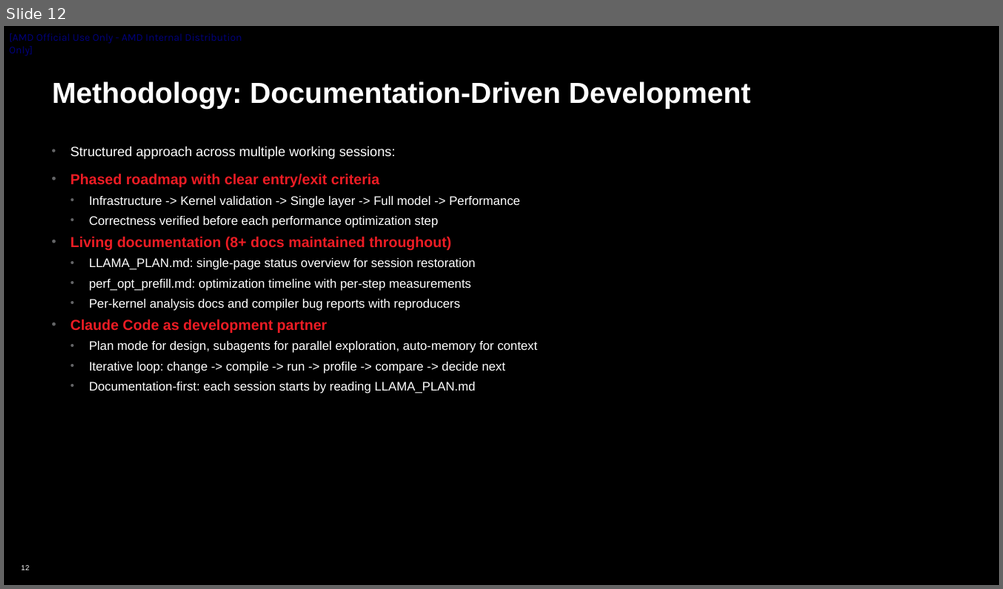
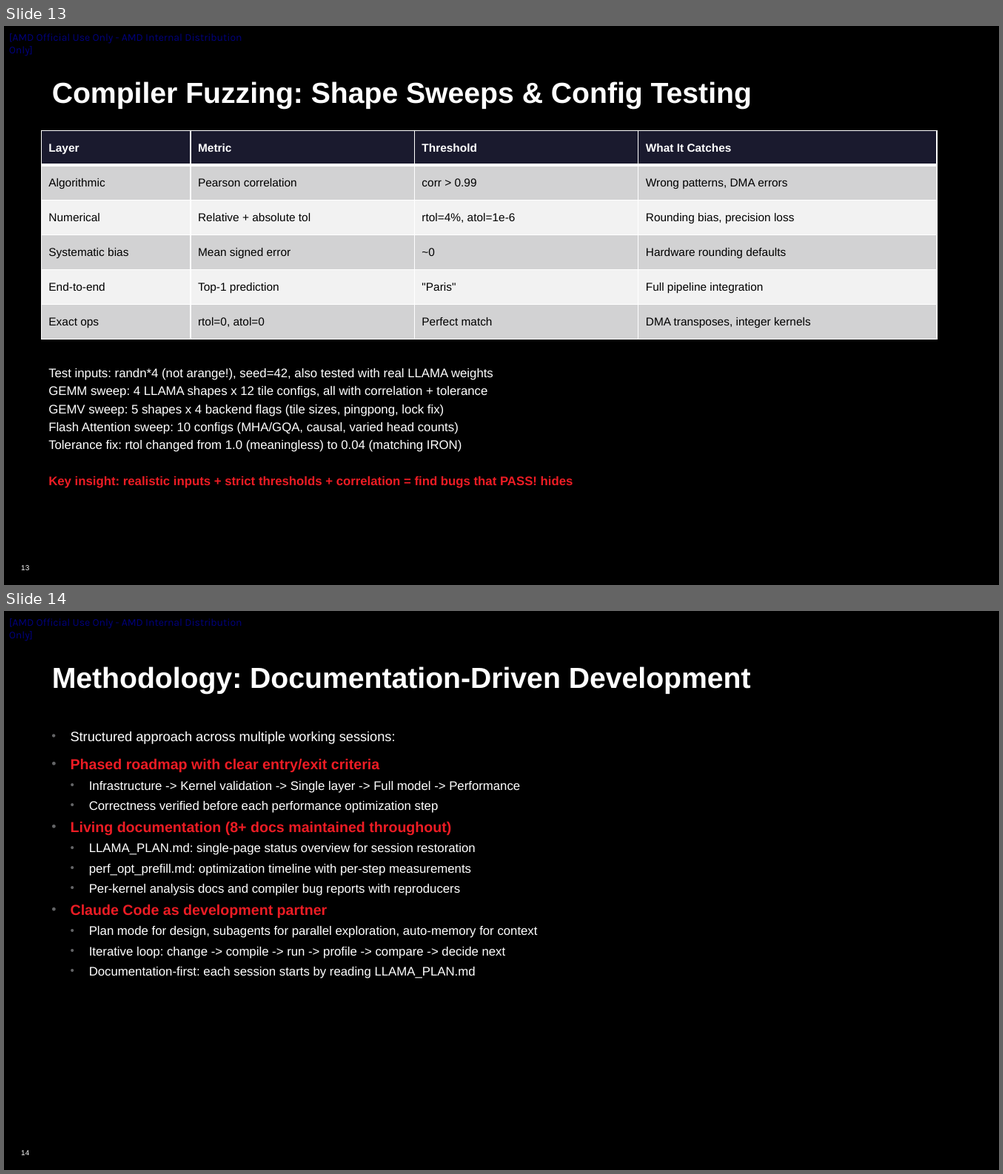
Before and after one commit to tonyjie/mlir-air, a slide deck: programming_examples/llama3/docs/report/llama_report.pptx. Shown one above the other, each under a label of ours: slide 12 before the commit, slides 13 and 14 after it. The pictures are 1003x589 and 1003x1174 pixels, drawn with LibreOffice and Linux fonts; fonts in the diff are those of the drawing; background and template pictures are left out. Boxes give left, top, right and bottom in pixels: in the first picture for what was removed or moved away, otherwise in the second. Text is boxed around its words. In the diff, an @@ line names an element or a change of style, - is before the commit and + after.

```diff
--- a/programming_examples/llama3/docs/report/llama_report.pptx
+++ b/programming_examples/llama3/docs/report/llama_report.pptx
@@ slide 13 added at (4, 26, 999, 585), background #000000; not listed: 3 template elements that a slide beside it also shows @@
@@ title added at (52, 82, 751, 109), 28 pt, text #FFFFFF, bold @@
+Compiler Fuzzing: Shape Sweeps & Config Testing
@@ table added at (41, 130, 936, 339), 6 rows, 4 columns @@
+Layer | Metric | Threshold | What It Catches
+Algorithmic | Pearson correlation | corr > 0.99 | Wrong patterns, DMA errors
+Numerical | Relative + absolute tol | rtol=4%, atol=1e-6 | Rounding bias, precision loss
+Systematic bias | Mean signed error | ~0 | Hardware rounding defaults
+End-to-end | Top-1 prediction | "Paris" | Full pipeline integration
+Exact ops | rtol=0, atol=0 | Perfect match | DMA transposes, integer kernels
@@ text added at (48, 369, 573, 488), 12 pt, text #FFFFFF @@
+Test inputs: randn*4 (not arange!), seed=42, also tested with real LLAMA weights
+GEMM sweep: 4 LLAMA shapes x 12 tile configs, all with correlation + tolerance
+GEMV sweep: 5 shapes x 4 backend flags (tile sizes, pingpong, lock fix)
+Flash Attention sweep: 10 configs (MHA/GQA, causal, varied head counts)
+Tolerance fix: rtol changed from 1.0 (meaningless) to 0.04 (matching IRON)
+Key insight: realistic inputs + strict thresholds + correlation = find bugs that PASS! hides
@@ what was slide 12 is now slide 14 @@
@@ page number at (21, 1150, 29, 1156): text changed @@
-12
+14
```
Also in this commit, not shown: 1 other slide added, 2 other files.
